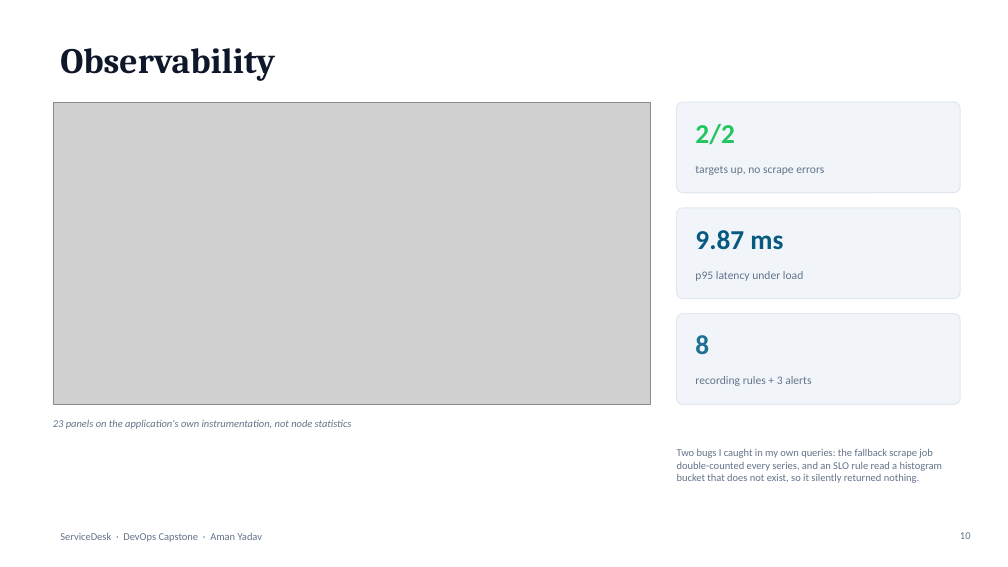
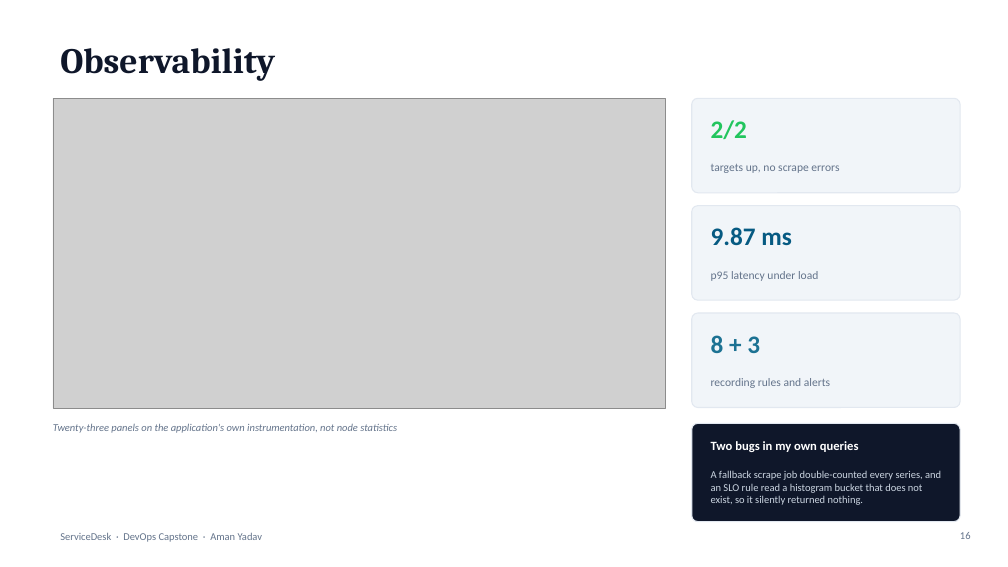
Before and after one commit to AmanYadav7015/devops-capstone-servicedesk, a slide deck: slide 16 of docs/deck/servicedesk-capstone.pptx (slide 10 before the commit). Drawn at 1008x567 pixels with LibreOffice and Linux fonts; fonts in the diff are those of the drawing; grey boxes stand for pictures. Boxes give left, top, right and bottom in pixels: in the first picture for what was removed or moved away, otherwise in the second. Text is boxed around its words. In the diff, an @@ line names an element or a change of style, - is before the commit and + after.

```diff
--- a/docs/deck/servicedesk-capstone.pptx
+++ b/docs/deck/servicedesk-capstone.pptx
@@ picture: place and size @@
-picture at (53, 102, 650, 405)
+picture at (53, 98, 665, 408)
@@ proportions changed in 3 elements at (692, 206, 960, 300), (692, 313, 960, 408), (692, 98, 960, 193) @@
@@ rounded rectangle: place and size @@
-rounded rectangle at (677, 102, 960, 193)
+rounded rectangle at (692, 98, 960, 193)
@@ text "2/2" at (711, 120, 747, 139): size 26 to 24 pt @@
@@ text "2/2": place and size @@
-text "2/2" at (695, 124, 734, 145)
+text "2/2" at (711, 120, 747, 139)
@@ text "targets up, no scrape errors": place and size @@
-text "targets up, no scrape errors" at (695, 166, 824, 175)
+text "targets up, no scrape errors" at (711, 164, 839, 173)
@@ rounded rectangle: place and size @@
-rounded rectangle at (677, 208, 960, 299)
+rounded rectangle at (692, 206, 960, 300)
@@ text "9.87 ms": place and size @@
-text "9.87 ms" at (695, 230, 783, 250)
+text "9.87 ms" at (711, 227, 792, 245)
@@ text "9.87 ms" at (711, 227, 792, 245): size 26 to 24 pt @@
@@ text "p95 latency under load": place and size @@
-text "p95 latency under load" at (695, 271, 803, 281)
+text "p95 latency under load" at (711, 271, 818, 281)
@@ rounded rectangle: place and size @@
-rounded rectangle at (677, 314, 960, 405)
+rounded rectangle at (692, 313, 960, 408)
@@ text at (711, 335, 760, 353): text changed; size 26 to 24 pt @@
-8
+8 + 3
@@ text at (711, 378, 830, 388): text changed @@
-recording rules + 3 alerts
+recording rules and alerts
@@ text at (53, 423, 397, 433): text changed @@
-23 panels on the application's own instrumentation, not node statistics
+Twenty-three panels on the application's own instrumentation, not node statistics
@@ rounded rectangle added at (692, 423, 960, 522), fill #0F172A, outline #E2E8F0 1 pt @@
@@ text added at (711, 441, 859, 452), 12 pt, text #FFFFFF, bold @@
+Two bugs in my own queries
@@ text at (711, 470, 941, 505): text changed; text colour #64748B to #CBD5E1 @@
-Two bugs I caught in my own queries: the fallback scrape job double-counted every series, and an SLO rule read a histogram bucket that does not exist, so it silently returned nothing.
+A fallback scrape job double-counted every series, and an SLO rule read a histogram bucket that does not exist, so it silently returned nothing.
```
Also in this commit, not shown: 8 other slides changed, 10 slides added, 2 slides removed, 1 other file.
